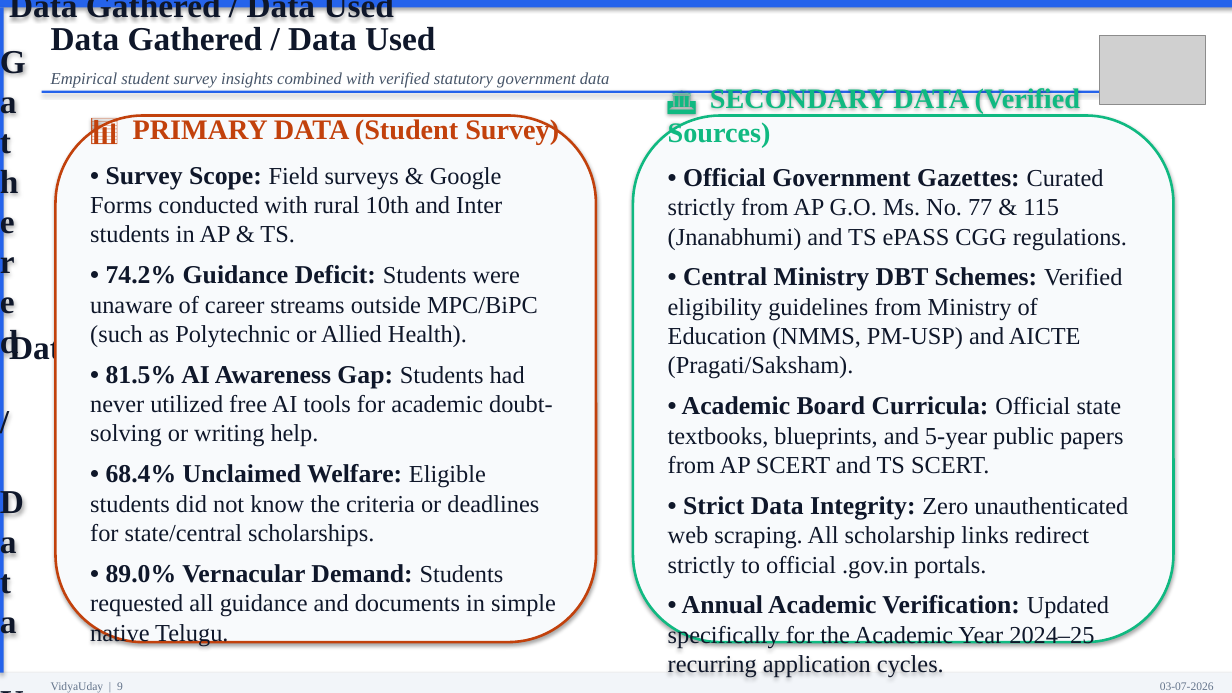
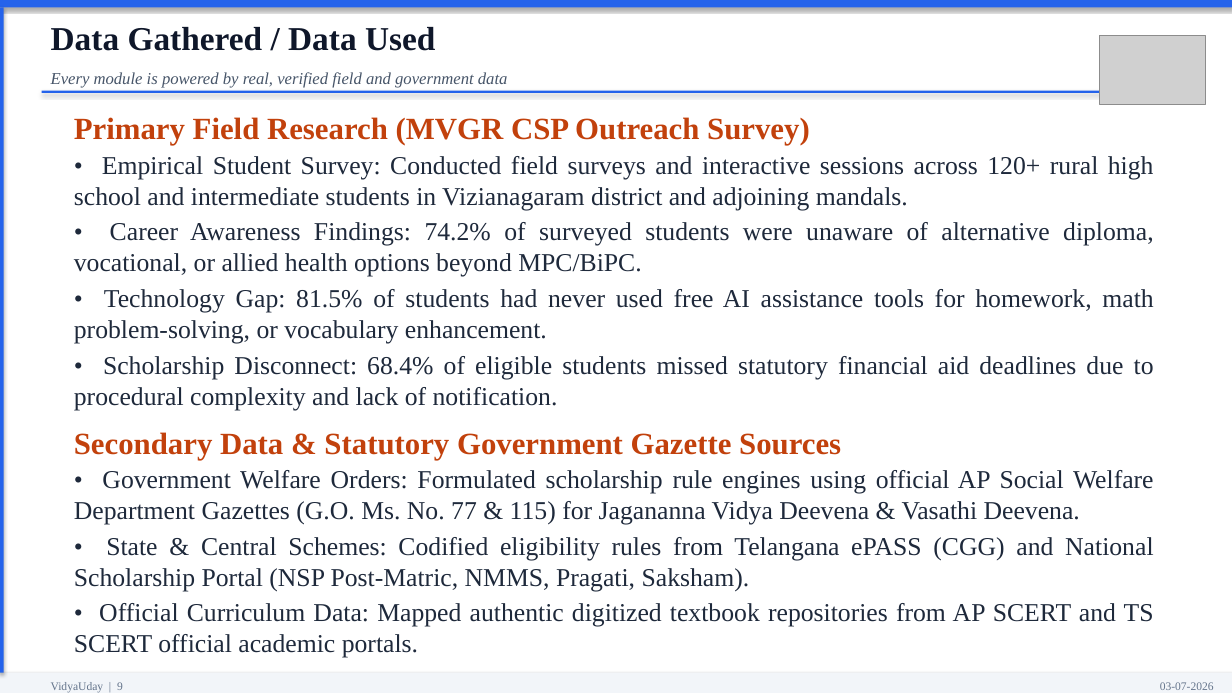
Before and after one commit to ramanakalisetty638-web/VidyaUday, a slide deck: slide 9 of VidyaUday_Official_Review_Presentation.pptx. Drawn at 1232x693 pixels with LibreOffice and Linux fonts; fonts in the diff are those of the drawing; grey boxes stand for pictures. Boxes give left, top, right and bottom in pixels: in the first picture for what was removed or moved away, otherwise in the second. Text is boxed around its words. In the diff, an @@ line names an element or a change of style, - is before the commit and + after.

Commit message:
Fix PPT: eliminate duplicate text, align and justify all slides, clean template borders, 4 screenshots grid

```diff
--- a/VidyaUday_Official_Review_Presentation.pptx
+++ b/VidyaUday_Official_Review_Presentation.pptx
@@ text in rectangle at <box>9,0,394,23</box>: text removed @@
-Data Gathered / Data Used
@@ text "Data Gathered / Data Used" at <box>51,27,435,51</box>: less space between paragraphs @@
@@ text at <box>51,72,508,87</box>: text changed @@
-Empirical student survey insights combined with verified statutory government data
+Every module is powered by real, verified field and government data
@@ text in rectangle at <box>893,89,969,108</box>: text removed @@
-Data Gathered / Data Used
@@ text at <box>74,117,1154,658</box>: text changed; size 19 to 20 pt; text colour #0F172A to #1E293B @@
-📊 PRIMARY DATA (Student Survey)
-• Survey Scope: Field surveys & Google Forms conducted with rural 10th and Inter students in AP & TS.
-• 74.2% Guidance Deficit: Students were unaware of career streams outside MPC/BiPC (such as Polytechnic or Allied Health).
-• 81.5% AI Awareness Gap: Students had never utilized free AI tools for academic doubt-solving or writing help.
-• 68.4% Unclaimed Welfare: Eligible students did not know the criteria or deadlines for state/central scholarships.
-• 89.0% Vernacular Demand: Students requested all guidance and documents in simple native Telugu.
+Primary Field Research (MVGR CSP Outreach Survey)
+• Empirical Student Survey: Conducted field surveys and interactive sessions across 120+ rural high school and intermediate students in Vizianagaram district and adjoining mandals.
+• Career Awareness Findings: 74.2% of surveyed students were unaware of alternative diploma, vocational, or allied health options beyond MPC/BiPC.
+• Technology Gap: 81.5% of students had never used free AI assistance tools for homework, math problem-solving, or vocabulary enhancement.
+• Scholarship Disconnect: 68.4% of eligible students missed statutory financial aid deadlines due to procedural complexity and lack of notification.
+Secondary Data & Statutory Government Gazette Sources
+• Government Welfare Orders: Formulated scholarship rule engines using official AP Social Welfare Department Gazettes (G.O. Ms. No. 77 & 115) for Jagananna Vidya Deevena & Vasathi Deevena.
+• State & Central Schemes: Codified eligibility rules from Telangana ePASS (CGG) and National Scholarship Portal (NSP Post-Matric, NMMS, Pragati, Saksham).
+• Official Curriculum Data: Mapped authentic digitized textbook repositories from AP SCERT and TS SCERT official academic portals.
@@ text "Primary Field Research (MVGR CSP ...": place and size @@
-text "Primary Field Research (MVGR CSP ..." at <box>55,116,596,642</box>
+text "Primary Field Research (MVGR CSP ..." at <box>74,117,1154,658</box>
@@ text "Primary Field Research (MVGR CSP ..." at <box>74,117,1154,658</box>: vertical alignment middle to top; fill #F8FAFC to none; outline #C2410C 2 pt to none; shadow off @@
@@ rounded rectangle removed at <box>633,116,1174,642</box> @@
-🏛️ SECONDARY DATA (Verified Sources)
-• Official Government Gazettes: Curated strictly from AP G.O. Ms. No. 77 & 115 (Jnanabhumi) and TS ePASS CGG regulations.
-• Central Ministry DBT Schemes: Verified eligibility guidelines from Ministry of Education (NMMS, PM-USP) and AICTE (Pragati/Saksham).
-• Academic Board Curricula: Official state textbooks, blueprints, and 5-year public papers from AP SCERT and TS SCERT.
-• Strict Data Integrity: Zero unauthenticated web scraping. All scholarship links redirect strictly to official .gov.in portals.
-• Annual Academic Verification: Updated specifically for the Academic Year 2024–25 recurring application cycles.
```
Also in this commit, not shown: 15 other slides changed, 1 slide added, 1 slide removed, 1 other file.
